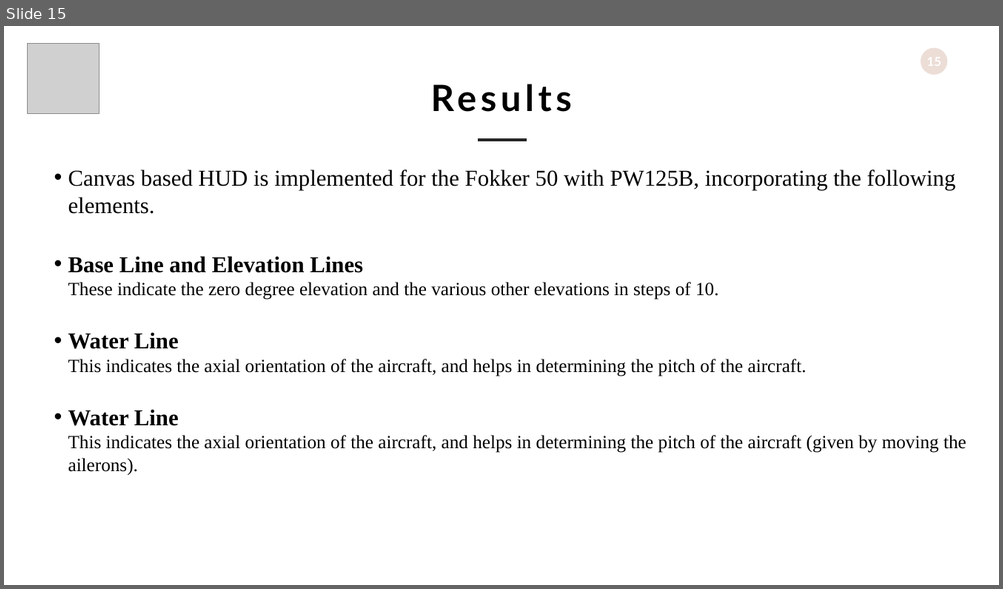
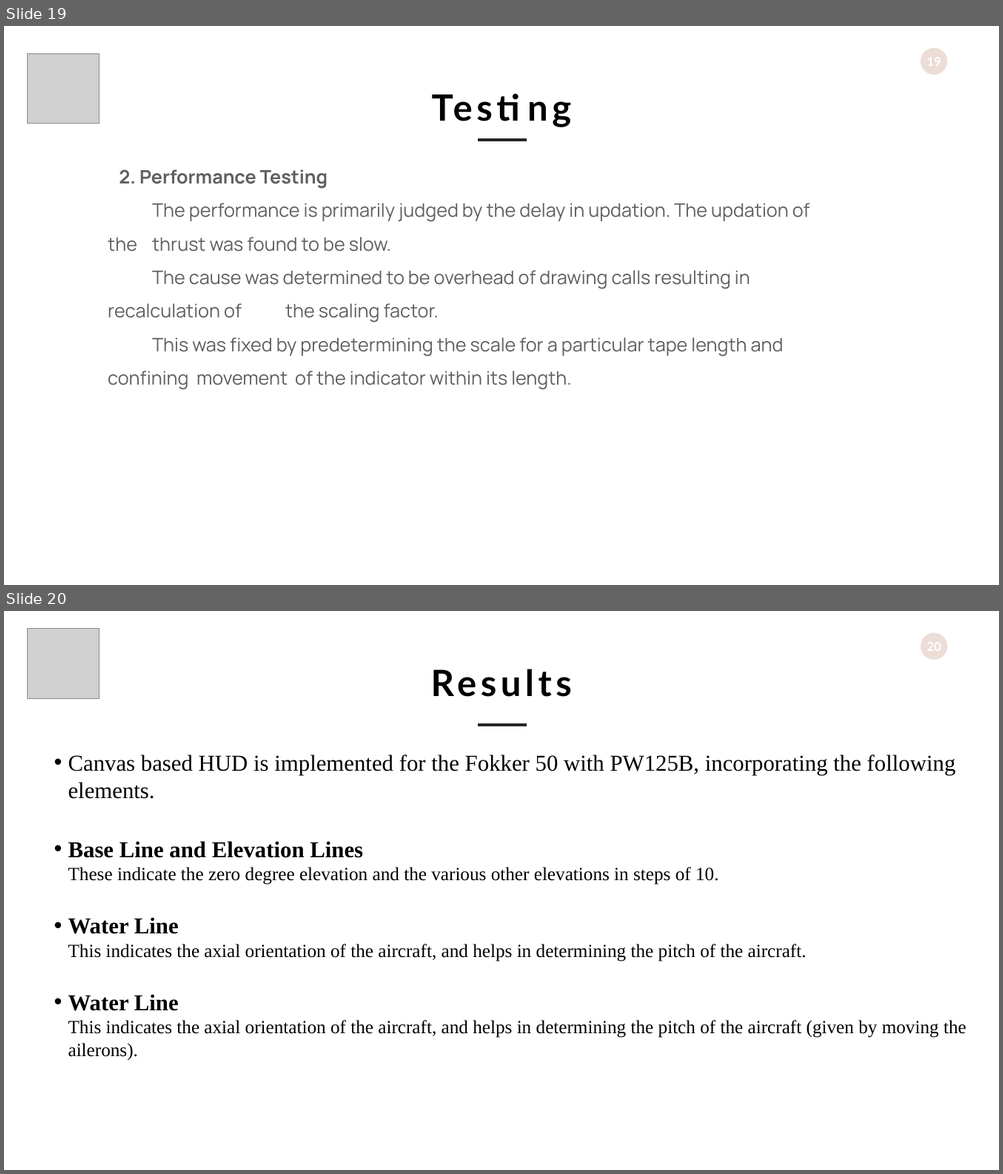
Before and after one commit to benkenobi007/CHIS-Documents, a slide deck: SE Lab/OS-FG.pptx. Shown one above the other, each under a label of ours: slide 15 before the commit, slides 19 and 20 after it. The pictures are 1003x589 and 1003x1174 pixels, drawn with LibreOffice and Linux fonts; fonts in the diff are those of the drawing; grey boxes stand for pictures. Boxes give left, top, right and bottom in pixels: in the first picture for what was removed or moved away, otherwise in the second. Text is boxed around its words. In the diff, an @@ line names an element or a change of style, - is before the commit and + after.

```diff
--- a/SE Lab/OS-FG.pptx
+++ b/SE Lab/OS-FG.pptx
@@ slide 19 added at (4, 26, 999, 585), background #FFFFFF; not listed: 1 template element that a slide beside it also shows @@
@@ picture added at (27, 53, 99, 124) @@
@@ text added at (421, 83, 581, 131), 70 pt, text #000000, bold @@
+Testing
@@ line added from (478, 140) to (526, 140), #262626 4.5 pt @@
@@ text added at (108, 170, 810, 390), 36 pt, text #5F5F5F @@
+2. Performance Testing
+The performance is primarily judged by the delay in updation. The updation of the thrust was found to be slow.
+The cause was determined to be overhead of drawing calls resulting in recalculation of the scaling factor.
+This was fixed by predetermining the scale for a particular tape length and confining movement of the indicator within its length.
@@ what was slide 15 is now slide 20 @@
```
Also in this commit, not shown: 2 slides changed, 4 other slides added.
